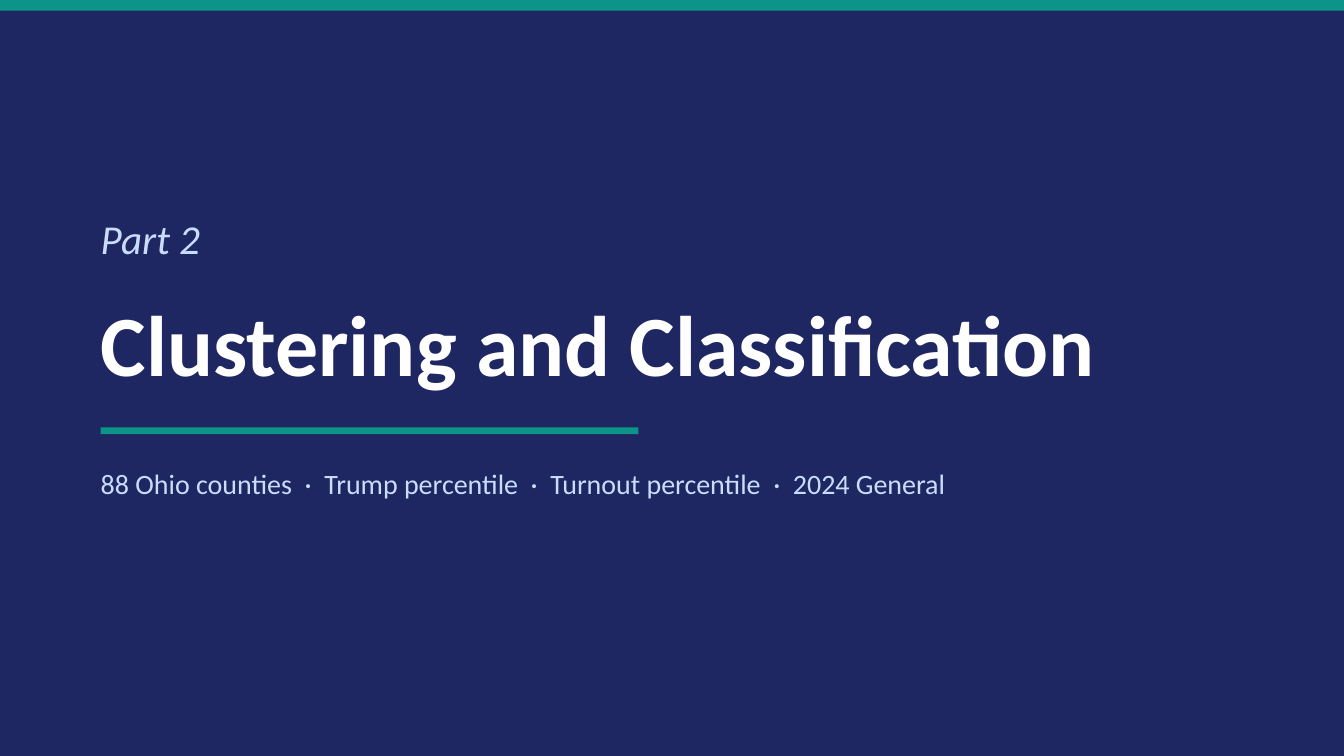
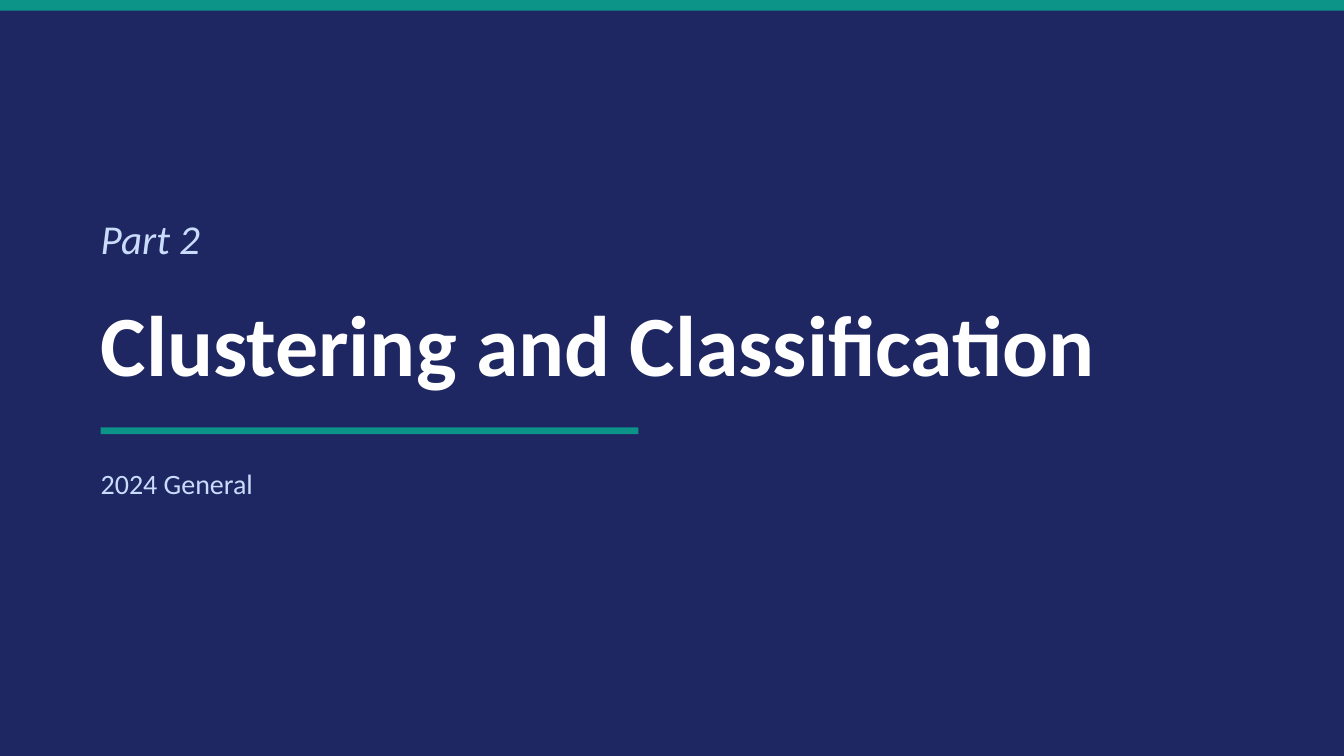
Before and after one commit to cballard18/campaign-stats-modeling-intro, a slide deck: slide 9 of Predictive_Modeling_Lunch_Learn.pptx. Drawn at 1344x756 pixels with LibreOffice and Linux fonts; fonts in the diff are those of the drawing. Boxes give left, top, right and bottom in pixels: in the first picture for what was removed or moved away, otherwise in the second. Text is boxed around its words. In the diff, an @@ line names an element or a change of style, - is before the commit and + after.

```diff
--- a/Predictive_Modeling_Lunch_Learn.pptx
+++ b/Predictive_Modeling_Lunch_Learn.pptx
@@ text at (101,474,253,494): text changed @@
-88 Ohio counties · Trump percentile · Turnout percentile · 2024 General
+2024 General
```
Also in this commit, not shown: 13 other slides changed.
